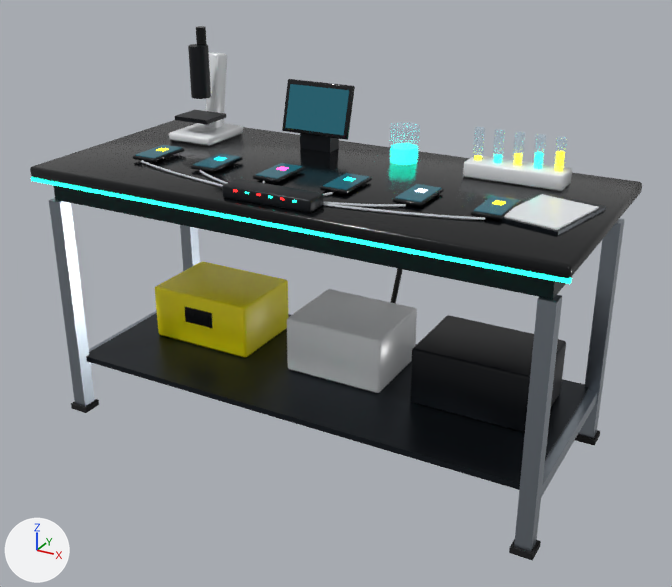
Before and after pictures for a commit that changed the glTF model simulator/godot/assets/lab_table.glb.
One viewpoint serves both versions: a camera (50 mm lens) standing at (1.41, -2.51, 1.77) and looking at (0.05, -0.04, 0.53). Lighting does not change. The marker at lower left points along +X, +Y and +Z. The older version comes first. Vertices at exactly the same position are counted once.

In view in the first picture: 'Body'.
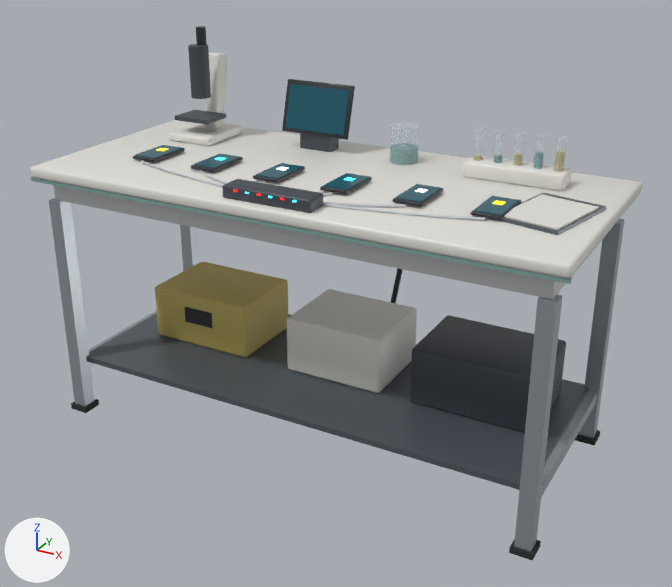
Boxes (x1, y1, x2, y2) around the edits, measured in the pictures (672 x 587 px; the box of a moved part takes in the faces that stretch with it):
'Body', recoloured, surface changed
    both: (30, 26, 642, 560)
part 1 of me_body_013, moved or reshaped
    both: (473, 129, 564, 172)
part 2 of me_body_013, recoloured
    both: (53, 185, 617, 299)
part 3 of me_body_013, recoloured
    both: (30, 120, 642, 279)
part 4 of me_body_013, recoloured
    both: (133, 26, 521, 328)
part 5 of me_body_013, recoloured
    both: (31, 177, 572, 284)
part 6 of me_body_013, recoloured
    both: (245, 177, 356, 203)
part 7 of me_body_013, recoloured
    both: (155, 261, 288, 357)

Patch to the scene script:
```diff
--- a/simulator/godot/assets/lab_table.glb.py
+++ b/simulator/godot/assets/lab_table.glb.py
@@ mat_steel @@
 mat_steel.base_color = (0.366, 0.413, 0.468)  # grey #a3acb6
-mat_steel.metallic = 0.95
-mat_steel.roughness = 0.28
+mat_steel.metallic = 0.5
+mat_steel.roughness = 0.35
@@ mat_darksteel @@
 mat_darksteel = principled_material('DarkSteel')
-mat_darksteel.base_color = (0.0232, 0.0296, 0.0382)  # dark grey #2a3037
-mat_darksteel.metallic = 0.85
+mat_darksteel.base_color = (0.109, 0.127, 0.15)  # dark grey #5d646c
+mat_darksteel.metallic = 0.35
 mat_darksteel.roughness = 0.32
@@ mat_white @@
 mat_white = principled_material('White')
-mat_white.base_color = (0.815, 0.839, 0.863)  # white #e9ecef
-mat_white.roughness = 0.25
+mat_white.base_color = (0.761, 0.745, 0.701)  # light grey #e2e0da
+mat_white.roughness = 0.45
@@ mat_graphite @@
 mat_graphite = principled_material('Graphite')
-mat_graphite.base_color = (0.00913, 0.011, 0.0144)  # black #181b20
+mat_graphite.base_color = (0.0595, 0.0704, 0.0865)  # dark grey #454b53
 mat_graphite.metallic = 0.4
@@ mat_display @@
 mat_display.roughness = 0.2
-mat_display.emission_color = (0.00669, 0.0959, 0.133)  # dark cyan #135766
+mat_display.emission_color = (0.00478, 0.0685, 0.0953)  # dark cyan #0f4a57
 mat_display.emission_strength = 1.0
@@ mat_liquidteal @@
 mat_liquidteal = principled_material('LiquidTeal')
-mat_liquidteal.base_color = (0.00972, 0.871, 0.578)  # cyan #19f0c8
+mat_liquidteal.base_color = (0.114, 0.296, 0.266)  # cyan #5f948d
 mat_liquidteal.roughness = 0.1
-mat_liquidteal.emission_color = (0.0112, 1.0, 0.663)  # cyan #1bffd5
-mat_liquidteal.emission_strength = 2.266
@@ mat_trimteal @@
+mat_trimteal = principled_material('TrimTeal')
+mat_trimteal.base_color = (0.212, 0.366, 0.342)  # greyish cyan #7fa39e
+mat_trimteal.roughness = 0.45
@@ mat_ochre @@
+mat_ochre = principled_material('Ochre')
+mat_ochre.base_color = (0.521, 0.423, 0.122)  # yellow #bfae62
+mat_ochre.roughness = 0.6
@@ mat_ledcyan @@
+mat_ledcyan = principled_material('LedCyan')
+mat_ledcyan.base_color = (0.212, 0.791, 0.855)  # cyan #7fe6ee
+mat_ledcyan.roughness = 0.3
+mat_ledcyan.emission_color = (0.0, 0.871, 1.0)  # cyan #00f0ff
+mat_ledcyan.emission_strength = 1.5
@@ mat_charcoal @@
+mat_charcoal = principled_material('Charcoal')
+mat_charcoal.base_color = (0.0232, 0.0262, 0.0319)  # dark grey #2a2d32
+mat_charcoal.roughness = 0.35
@@ mat_whitematte @@
+mat_whitematte = principled_material('WhiteMatte')
+mat_whitematte.base_color = (0.624, 0.638, 0.644)  # light grey #cfd1d2
+mat_whitematte.roughness = 0.6
@@ me_body_013 @@
 me_body_013.from_pydata(...)  # 1916 vertices, 3540 faces; spans x -0.9..0.9, y -0.4..0.4, z 0.0..1.31
+# me_body_013 part 1
+# 111 faces are deleted
+# 54 new faces join them, mat_ochre (yellow #bfae62)
+# 57 new faces join them, mat_glass (pale blue #d6e6ee)
+# me_body_013 part 2: 12 faces spanning x -0.85..0.85, y -0.35..0.35, z 0.8..0.88 switch from mat_panelteal (black #16282a) to mat_whitematte (light grey #cfd1d2)
+# me_body_013 part 3: 108 faces spanning x -0.9..0.9, y -0.4..0.4, z 0.88..0.92 switch from mat_blackgloss (black #0b0d10) to mat_white (light grey #e2e0da)
+# me_body_013 part 4: 804 faces spanning x -0.65..0.65, y -0.19..0.28, z 0.3..1.31 switch from mat_blackgloss (black #0b0d10) to mat_charcoal (dark grey #2a2d32)
+# me_body_013 part 5: 12 faces spanning x -0.9..0.9, y -0.4..-0.38, z 0.87..0.88 switch from mat_neonteal (cyan #19f0c8, glowing cyan #1bffd5) to mat_trimteal (greyish cyan #7fa39e)
+# me_body_013 part 6: 48 faces spanning x -0.07..0.13, y -0.37..-0.06, z 0.94..0.95 switch from mat_neonteal (cyan #19f0c8, glowing cyan #1bffd5) to mat_ledcyan (cyan #7fe6ee, glowing cyan #00f0ff)
+# me_body_013 part 7: 108 faces spanning x -0.7..-0.3, y -0.07..0.23, z 0.21..0.41 switch from mat_yellowpaint (yellow #fcee0a) to mat_ochre (yellow #bfae62)
 me_body_013.materials.append(mat_steel)
@@ me_body_013 @@
 me_body_013.materials.append(mat_display)
-me_body_013.materials.append(mat_neonyellow)  # yellow #fcee0a, glowing yellow #fff10a
 me_body_013.materials.append(mat_cablewhite)
-me_body_013.materials.append(mat_neoncyan)  # cyan #00f0ff, glowing cyan #00f0ff
-me_body_013.materials.append(mat_neonmagenta)  # pink #ff3ca6, glowing pink #ff3ca6
-me_body_013.materials.append(mat_neonwhite)  # white #ffffff, glowing pale blue #e8f4ff
 me_body_013.materials.append(mat_ledred)
 me_body_013.materials.append(mat_glass)
-me_body_013.materials.append(mat_displayyellow)  # yellow #fcee0a, glowing yellow #fff10a
 me_body_013.materials.append(mat_liquidteal)
 me_body_013.materials.append(mat_cable)
+me_body_013.materials.append(mat_ledyellow)  # yellow #fcee0a, glowing yellow #fff10a
+me_body_013.materials.append(mat_ledwhite)  # white #f4f6f8, glowing white #eef4ff
```
